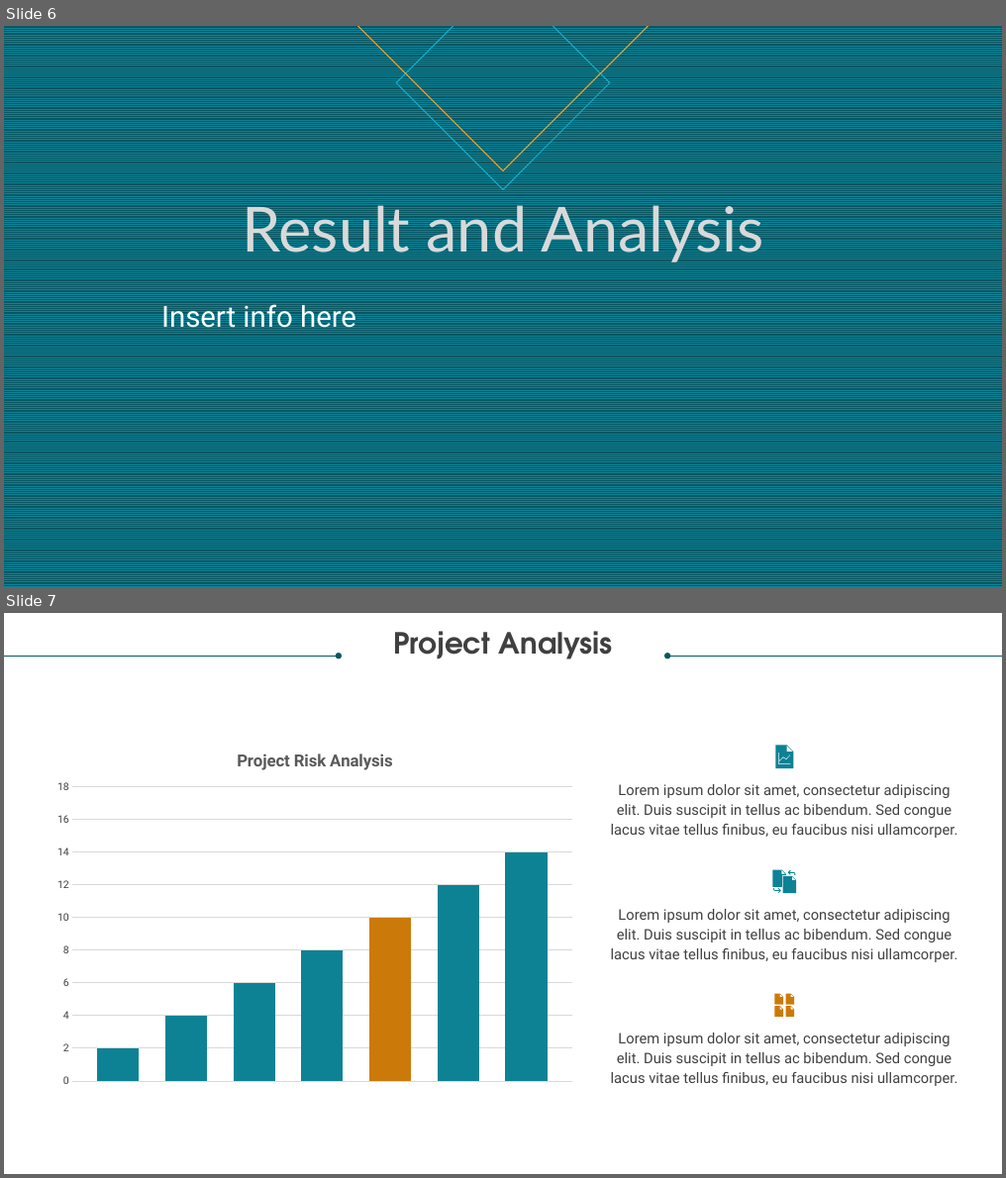
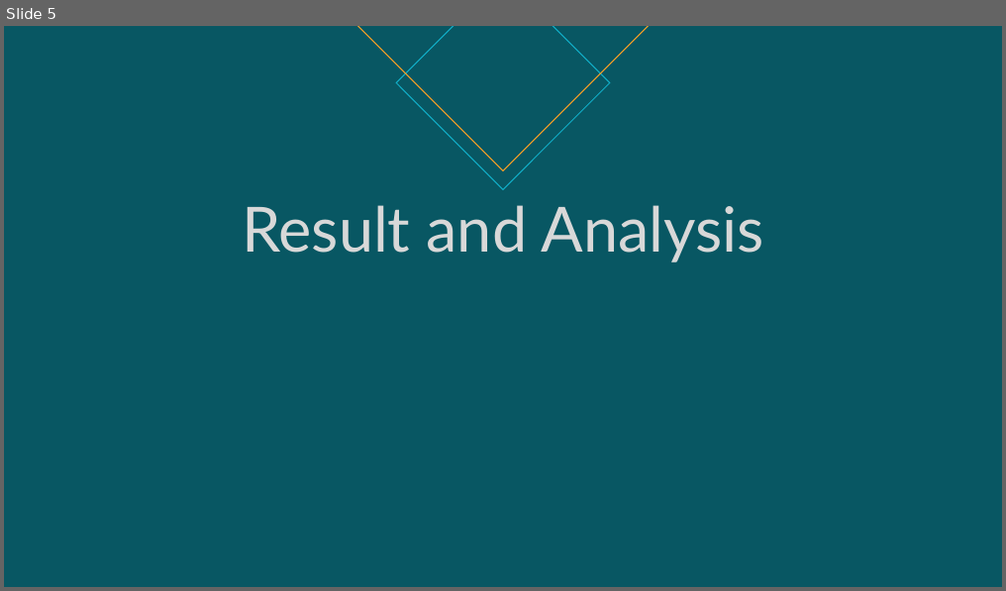
Before and after one commit to rtatat/bank-customer-churn, a slide deck: Bank Customer Churn Analysis.pptx. Shown one above the other, each under a label of ours: slides 6 and 7 before the commit, slide 5 after it. The pictures are 1006x1178 and 1006x591 pixels, drawn with LibreOffice and Linux fonts; fonts in the diff are those of the drawing. Boxes give left, top, right and bottom in pixels: in the first picture for what was removed or moved away, otherwise in the second. Text is boxed around its words. In the diff, an @@ line names an element or a change of style, - is before the commit and + after.

```diff
--- a/Bank Customer Churn Analysis.pptx
+++ b/Bank Customer Churn Analysis.pptx
@@ slide 7 removed at bbox=[4, 613, 1002, 1174], background #FFFFFF @@
@@ text removed at bbox=[393, 631, 613, 660] @@
-Project Analysis
@@ arrow removed from (4, 656) to (339, 656) @@
@@ arrow removed from (1002, 656) to (667, 656) @@
@@ column chart removed at bbox=[47, 737, 583, 1094] @@
-title "Project Risk Analysis "
-categories: 1
-Series 1: 2
-Series 2: 4
-Series 3: 6
-Series 4: 8
-Series 5: 10
-Series 6: 12
-Series 7: 14
@@ freeform shape removed at bbox=[776, 746, 794, 768] @@
@@ text removed at bbox=[611, 784, 957, 838] @@
-Lorem ipsum dolor sit amet, consectetur adipiscing elit. Duis suscipit in tellus ac bibendum. Sed congue lacus vitae tellus finibus, eu faucibus nisi ullamcorper.
@@ group removed at bbox=[773, 869, 797, 894]: 4 freeform shapes @@
@@ text removed at bbox=[611, 909, 957, 962] @@
-Lorem ipsum dolor sit amet, consectetur adipiscing elit. Duis suscipit in tellus ac bibendum. Sed congue lacus vitae tellus finibus, eu faucibus nisi ullamcorper.
@@ group removed at bbox=[775, 994, 794, 1017]: 4 freeform shapes @@
@@ text removed at bbox=[611, 1033, 957, 1086] @@
-Lorem ipsum dolor sit amet, consectetur adipiscing elit. Duis suscipit in tellus ac bibendum. Sed congue lacus vitae tellus finibus, eu faucibus nisi ullamcorper.
@@ what was slide 6 is now slide 5 @@
@@ slide 5 changed as well @@
@@ background pattern #0D8295 on #085764 to #085763 @@
@@ title "Result and Analysis" at bbox=[242, 205, 763, 263]: text colour #D9D9D9 to #D8D8D8 @@
@@ text removed at bbox=[161, 301, 356, 335] @@
-Insert info here
```
Also in this commit, not shown: 4 other slides changed, 8 slides added, 3 other slides removed.
